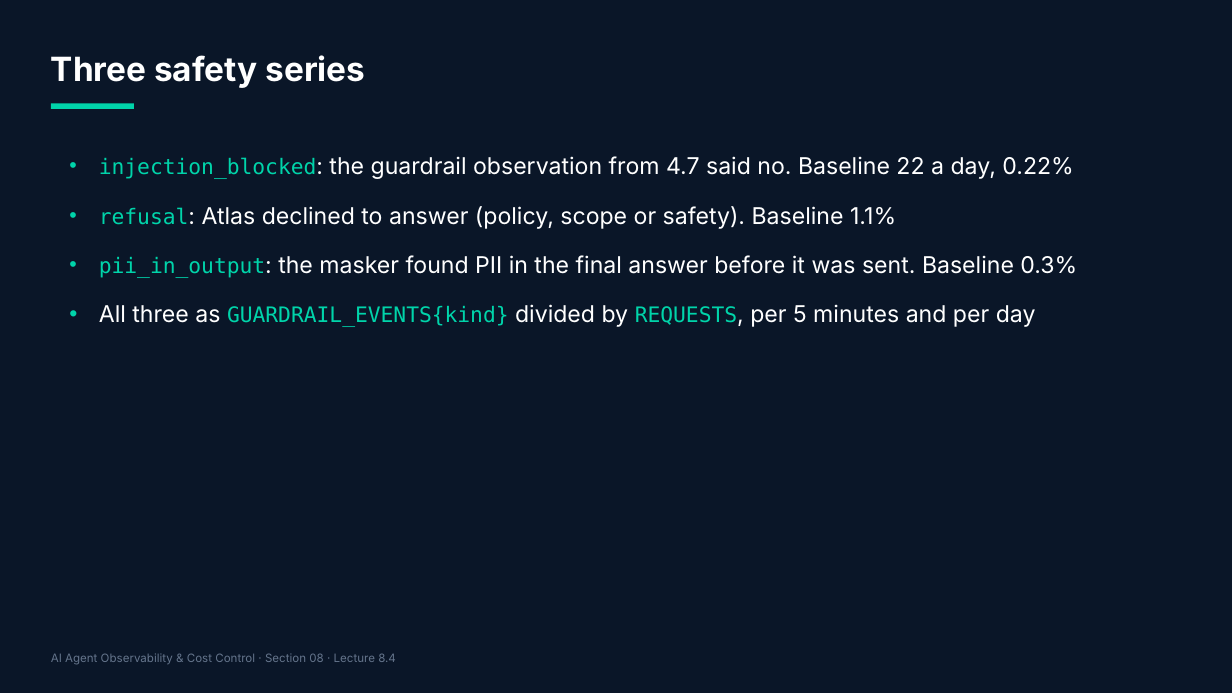
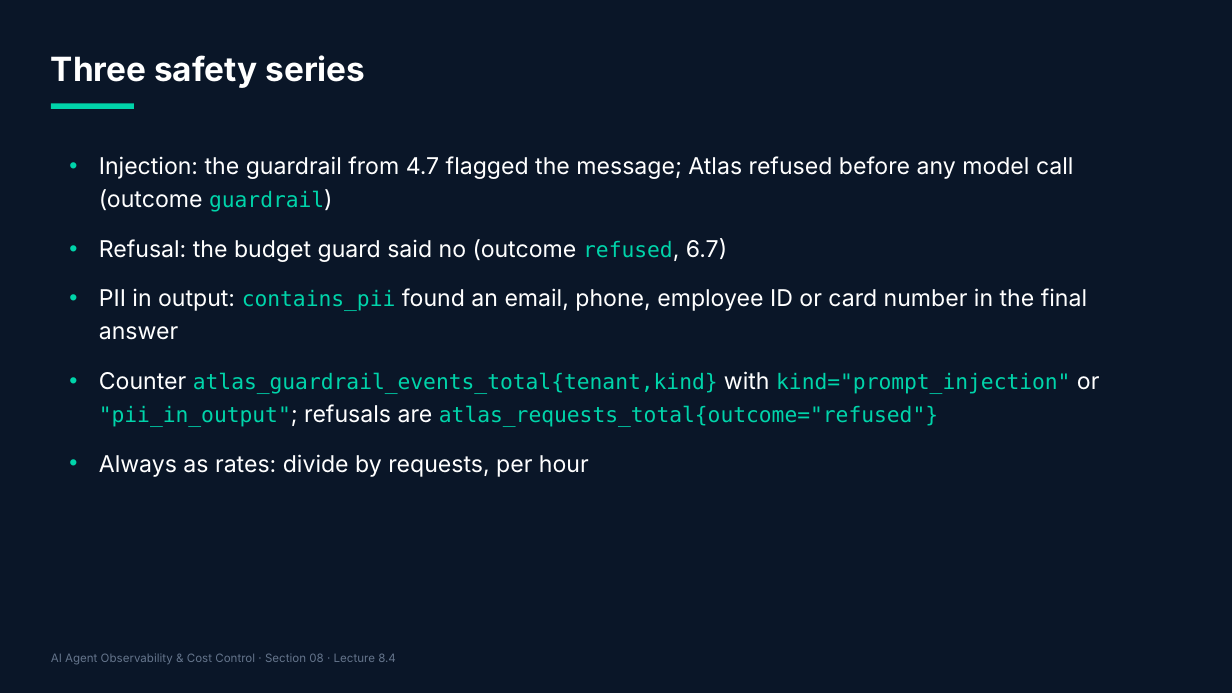
Before and after one commit to adithyagithub27/Course, a slide deck: slide 22 of agent-observability-course/10-graphics/slides/section-08.pptx (slide 17 before the commit). Drawn at 1232x693 pixels with LibreOffice and Linux fonts; fonts in the diff are those of the drawing. Boxes give left, top, right and bottom in pixels: in the first picture for what was removed or moved away, otherwise in the second. Text is boxed around its words. In the diff, an @@ line names an element or a change of style, - is before the commit and + after.

```diff
--- a/agent-observability-course/10-graphics/slides/section-08.pptx
+++ b/agent-observability-course/10-graphics/slides/section-08.pptx
@@ text at [99,156,1100,477]: text changed @@
-• injection_blocked: the guardrail observation from 4.7 said no. Baseline 22 a day, 0.22%
-• refusal: Atlas declined to answer (policy, scope or safety). Baseline 1.1%
-• pii_in_output: the masker found PII in the final answer before it was sent. Baseline 0.3%
-• All three as GUARDRAIL_EVENTS{kind} divided by REQUESTS, per 5 minutes and per day
+• Injection: the guardrail from 4.7 flagged the message; Atlas refused before any model call (outcome guardrail)
+• Refusal: the budget guard said no (outcome refused, 6.7)
+• PII in output: contains_pii found an email, phone, employee ID or card number in the final answer
+• Counter atlas_guardrail_events_total{tenant,kind} with kind="prompt_injection" or "pii_in_output"; refusals are atlas_requests_total{outcome="refused"}
+• Always as rates: divide by requests, per hour
```
Also in this commit, not shown: 25 other slides changed, 9 slides added, 47 other files.
